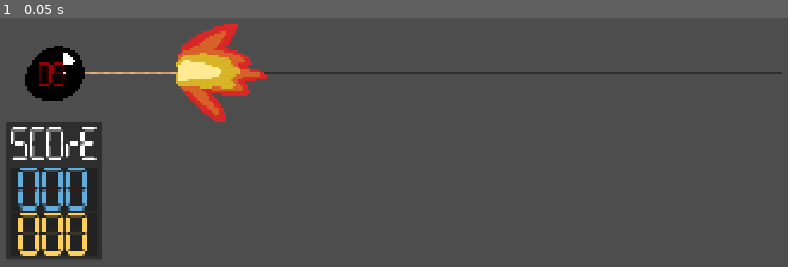
Above: before the commit, frame 1.
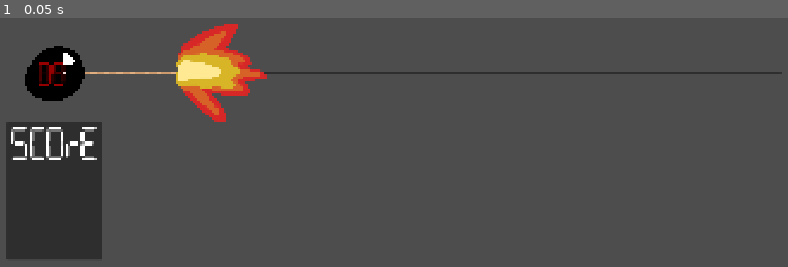
Above: after the commit, the same moment.

Repository: ValT78/minigames
Game: Godot game, scene res://features/Backbone/Main.tscn
Same seed, same stepped clock (60 frames per second), same inputs: the game is played once before the commit and once after it. This scene is started directly instead of the project's main scene.
Inputs:
- Up to frame 1 (0.05 s): no input

The runs differ from the first frame. In frame 1, 1.3% of the frame differs, in the area x 2-12%, y 60-96%.

Commit message:
add debug for chosing specifique game

Diff:
--- a/features/Backbone/GameManager.gd
+++ b/features/Backbone/GameManager.gd
@@ -12,9 +12,10 @@
 
 var time_slider: HSlider
 var time_label: Label
-@export var minigamesScene : Array[PackedScene]
+var minigamesScene : Array[PackedScene]
 @onready var mainMenu : PackedScene = preload("uid://bjfhkvvyuqks4")
 var score_container: VBoxContainer
+var forceLoadScene : int = -1
 
 var _actualMinigame : Node2D
 var _score : Array[int] = [0,0]
@@ -25,18 +26,30 @@
 	_round_timer.timeout.connect(_on_round_timer_timeout)
 	add_child(_round_timer)
 	get_tree().scene_changed.connect(_on_scene_changed)
+	loadScenesFromFolder("res://minigames")
+	if not OS.has_feature("editor") : forceLoadScene = -1
+
 
 func _on_scene_changed() :
 	isDebug = not get_tree().current_scene.name == "Main"
 	if isDebug : return
 	resetCountdown()
 
-	loadScenesFromFolder("res://minigames")
 	time_slider = $"../Main/MainScreenUI/TextureRect/HSlider"
 	time_label = $"../Main/MainScreenUI/TimeLabel"
 	score_container = $"../Main/MainScreenUI/Panel/MarginContainer/HBoxContainer/VBoxContainer"
-	_actualMinigame = minigamesScene[randi_range(0,minigamesScene.size()-1)].instantiate()
-	get_tree().current_scene.add_child(_actualMinigame)
+	var playersInput := PlayerRegistry.get_players()
+
+	assert(len(playersInput) <= 2)
+	for playerInput in playersInput:
+		var label : Label = score_container.get_child(playerInput.id)
+		label.visible = true
+		label.label_settings.font_color = playerInput.color
+		label.get_child(0).label_settings.font_color = playerInput.color
+		label.get_child(0).label_settings.font_color.a = 30/255
+
+	startNewMinigame()
+
 
 func _process(_delta: float) -> void:
 	if isDebug : return
@@ -93,6 +106,13 @@
 
 	dir.list_dir_end()
 
+func startNewMinigame() :
+	var nextMinigameIndex : int
+	if forceLoadScene == -1 :  nextMinigameIndex = randi_range(0,minigamesScene.size()-1)
+	else : nextMinigameIndex = forceLoadScene
+	_actualMinigame = minigamesScene[nextMinigameIndex].instantiate()
+	get_tree().current_scene.add_child(_actualMinigame)
+
 #region UI
 func updateTimeDisplay() -> void :
 	if get_time_left() > 0 :
@@ -126,8 +146,7 @@
 	resetCountdown()
 	_actualMinigame.queue_free()
 	await get_tree().process_frame
-	_actualMinigame = minigamesScene[randi_range(0,minigamesScene.size()-1)].instantiate()
-	get_tree().current_scene.add_child(_actualMinigame)
+	startNewMinigame()
 
 
 func minigameLost() -> void :
--- a/features/Backbone/main_screen_ui.tscn
+++ b/features/Backbone/main_screen_ui.tscn
@@ -76,6 +76,7 @@
 layout_mode = 2
 
 [node name="ScoreLabel" type="Label" parent="Panel/MarginContainer/HBoxContainer/VBoxContainer" unique_id=2127622775]
+visible = false
 layout_mode = 2
 text = "000"
 label_settings = SubResource("LabelSettings_2ntee")
@@ -104,6 +105,7 @@
 grow_vertical = 2
 
 [node name="ScoreLabel2" type="Label" parent="Panel/MarginContainer/HBoxContainer/VBoxContainer" unique_id=1392144228]
+visible = false
 layout_mode = 2
 text = "000"
 label_settings = SubResource("LabelSettings_yf5fn")
